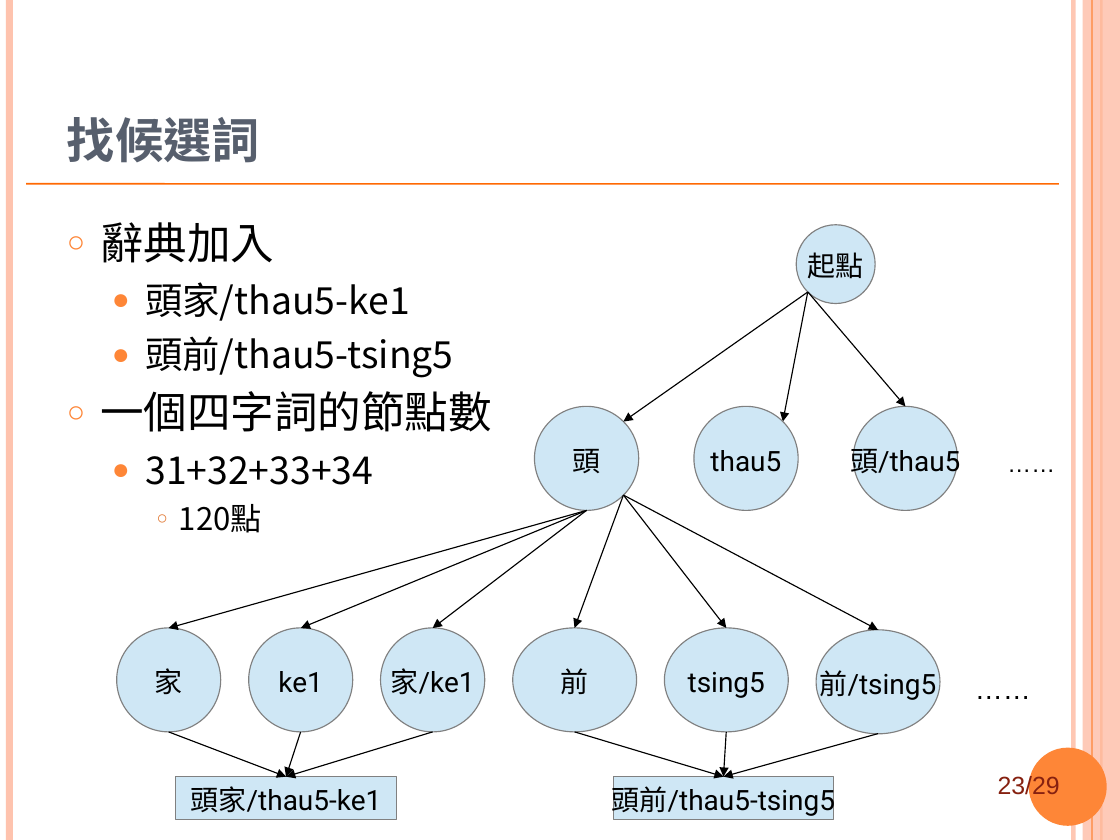
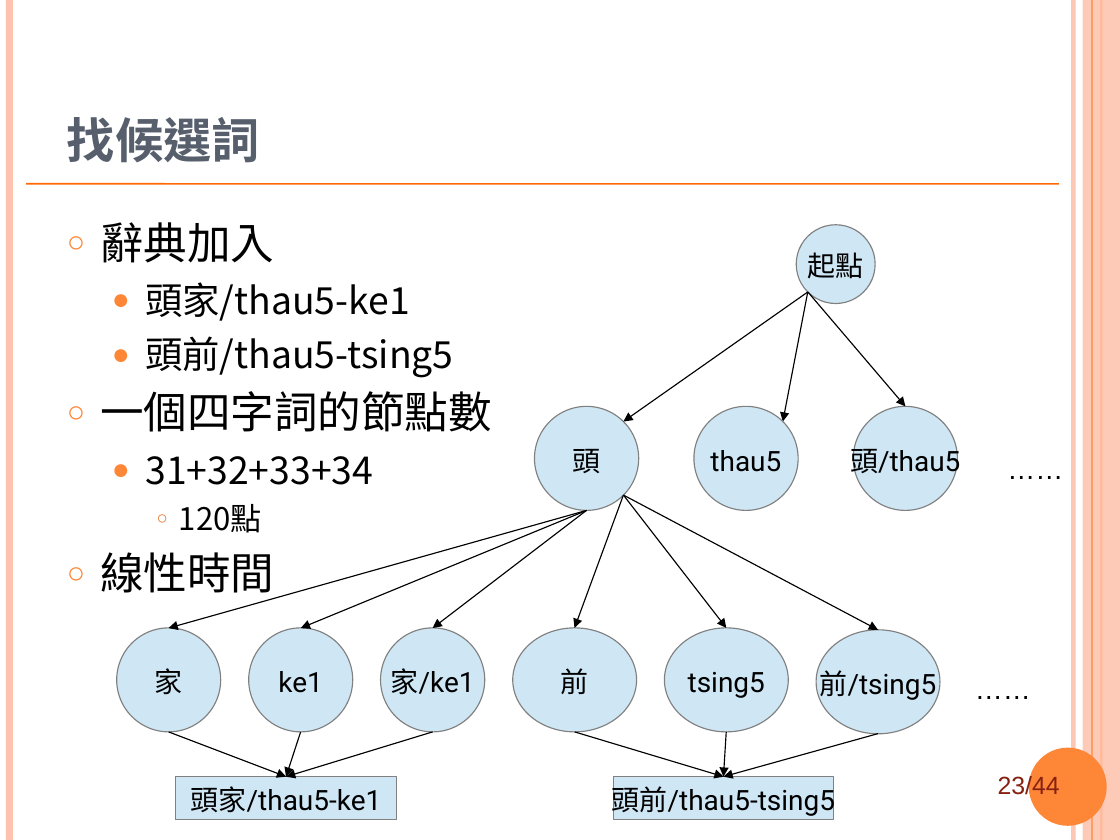
Before and after one commit to sih4sing5hong5/po3-ko3_tau5-iann2-phinn3, a slide deck: slide 23 of 翻譯報告.ppt. Drawn at 1120x840 pixels with LibreOffice and Linux fonts; fonts in the diff are those of the drawing; background and template pictures are left out. Boxes give left, top, right and bottom in pixels: in the first picture for what was removed or moved away, otherwise in the second. Text is boxed around its words. In the diff, an @@ line names an element or a change of style, - is before the commit and + after.

```diff
--- a/翻譯報告.ppt
+++ b/翻譯報告.ppt
@@ text "……" at <box>998,444,1075,487</box>: size 15.3 to 18 pt; line spacing 0.9 to 1 @@
@@ text at <box>100,552,274,600</box>: paragraph added @@
+○ 線性時間
@@ page number at <box>998,774,1060,800</box>: text changed @@
-23/29
+23/44
```
Also in this commit, not shown: 11 other slides changed, 1 slide added.
